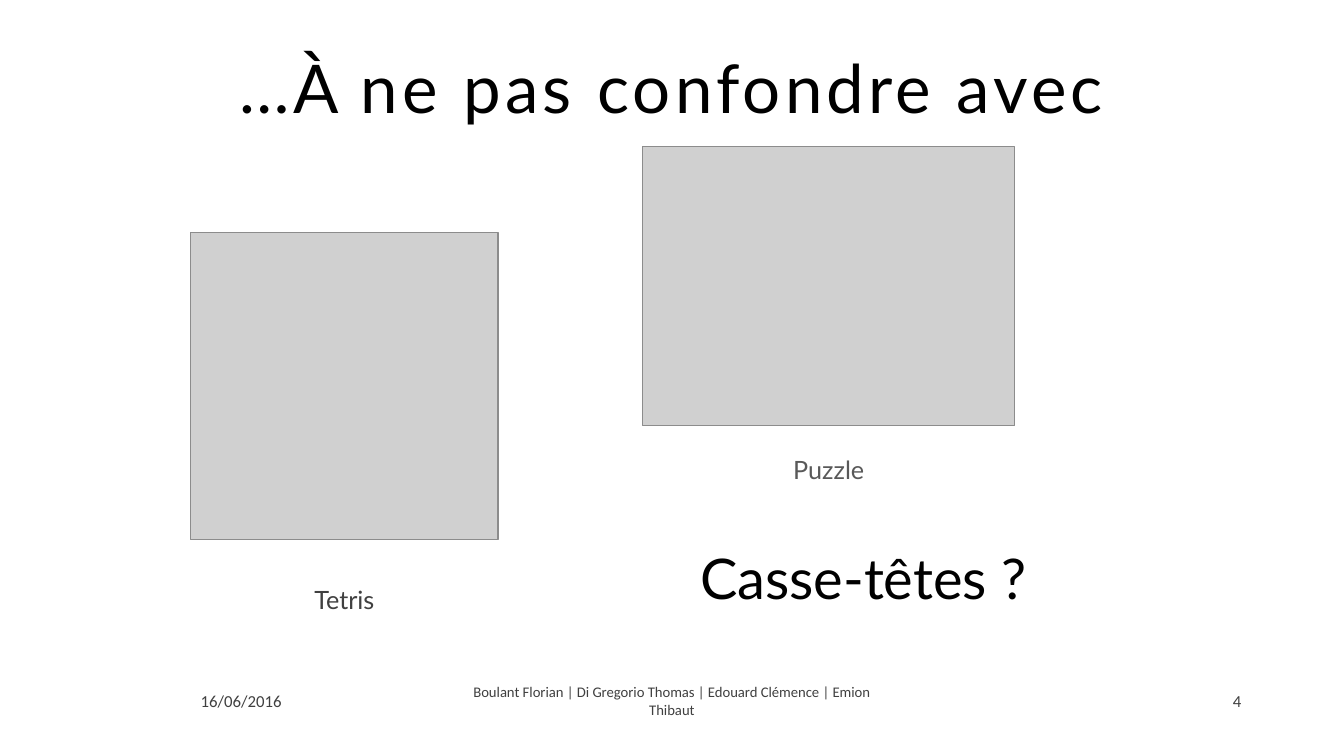
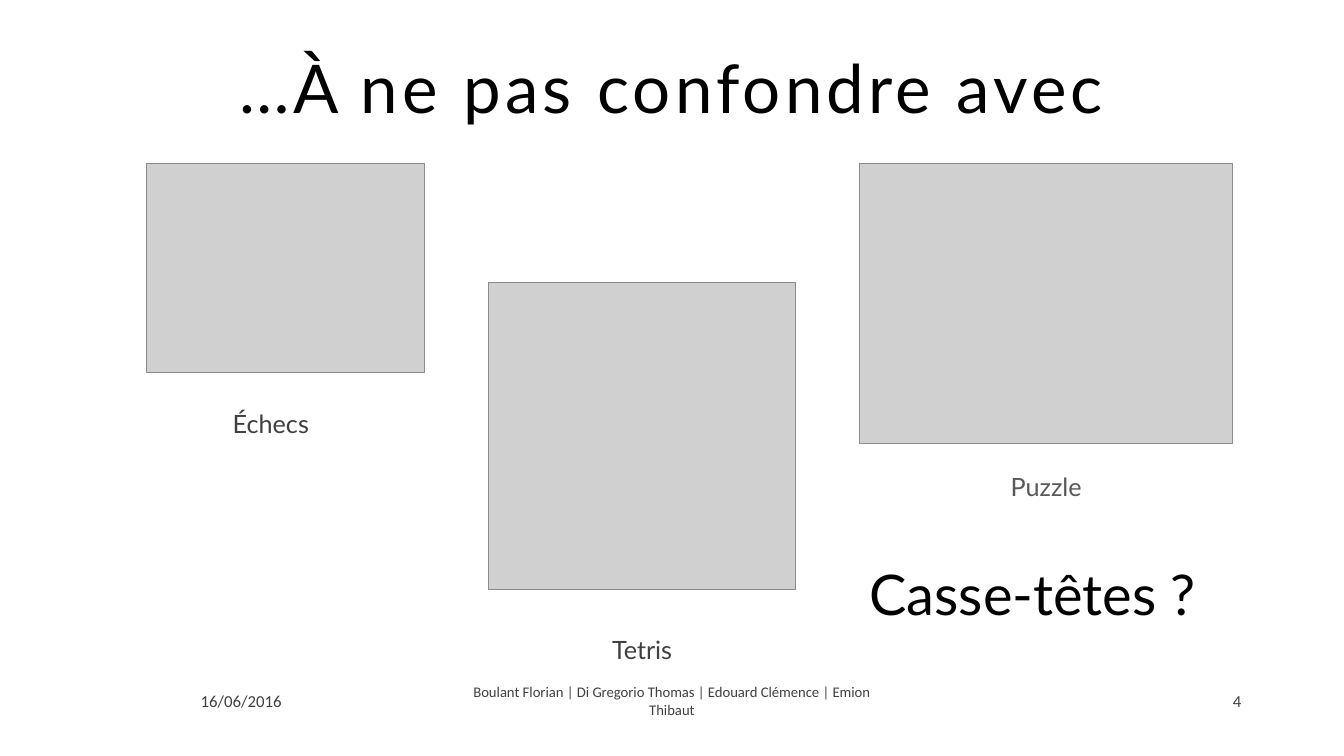
Before and after one commit to temion/SolitaireChess, a slide deck: slide 4 of DocumentsProjet/diapo_jeu_de_logique.pptx. Drawn at 1344x756 pixels with LibreOffice and Linux fonts; fonts in the diff are those of the drawing; grey boxes stand for pictures; background and template pictures are left out. Boxes give left, top, right and bottom in pixels: in the first picture for what was removed or moved away, otherwise in the second. Text is boxed around its words. In the diff, an @@ line names an element or a change of style, - is before the commit and + after.

Commit message:
modif diapo

```diff
--- a/DocumentsProjet/diapo_jeu_de_logique.pptx
+++ b/DocumentsProjet/diapo_jeu_de_logique.pptx
@@ picture added at bbox=[146, 164, 424, 373] @@
@@ picture: place and size @@
-picture at bbox=[642, 147, 1014, 426]
+picture at bbox=[860, 164, 1232, 444]
@@ picture: place and size @@
-picture at bbox=[191, 232, 498, 539]
+picture at bbox=[489, 282, 797, 590]
@@ text added at bbox=[233, 411, 309, 433], 18 pt, text #404040 @@
+Échecs
@@ text "Puzzle": place and size @@
-text "Puzzle" at bbox=[793, 460, 864, 479]
+text "Puzzle" at bbox=[1011, 477, 1082, 496]
@@ text "Casse-têtes ?": place and size @@
-text "Casse-têtes ?" at bbox=[700, 558, 987, 600]
+text "Casse-têtes ?" at bbox=[870, 574, 1157, 616]
@@ text "Tetris": place and size @@
-text "Tetris" at bbox=[314, 590, 374, 609]
+text "Tetris" at bbox=[612, 640, 672, 659]
```
